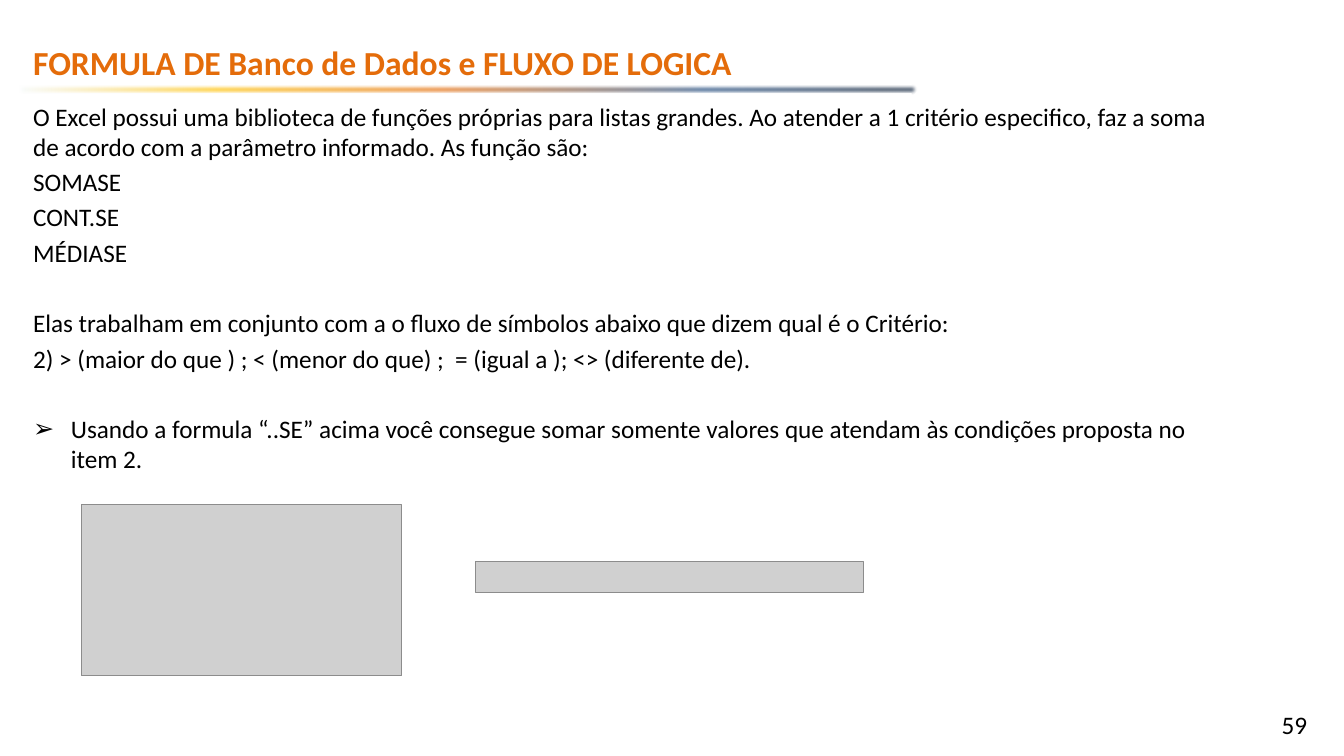
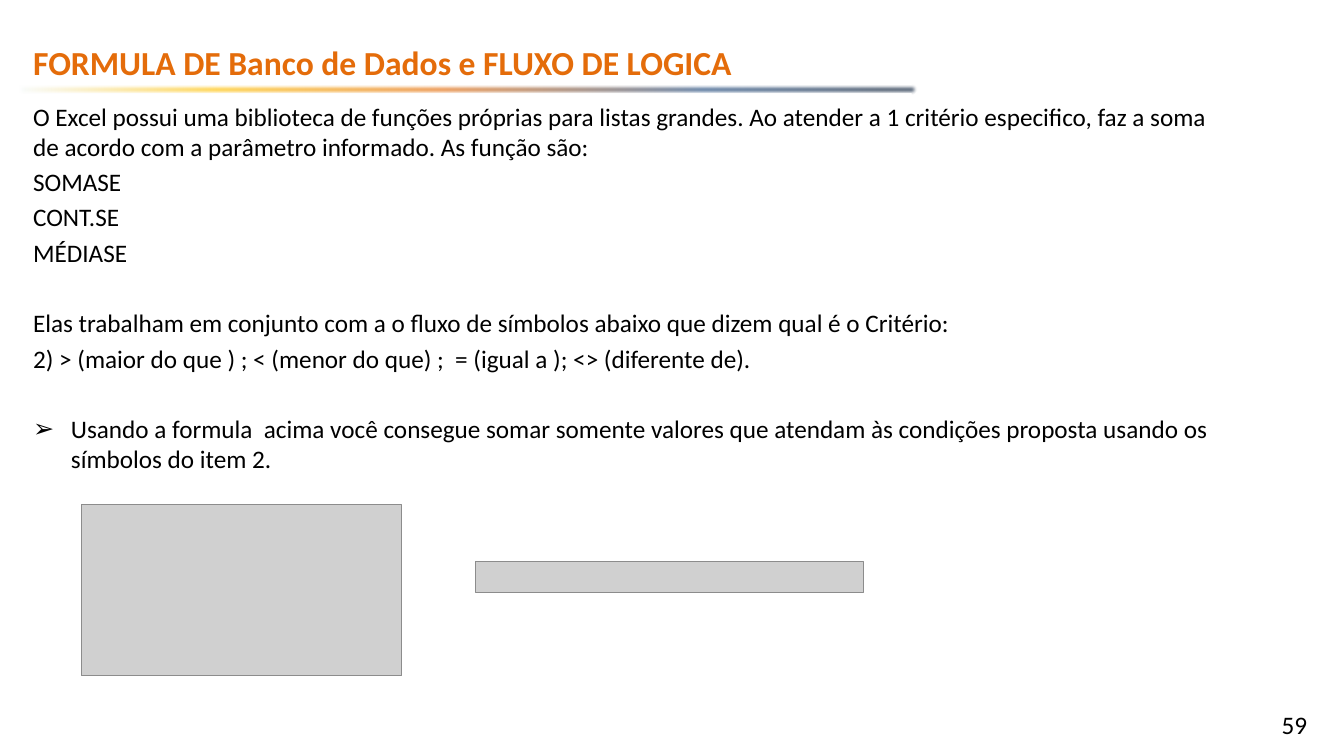
Before and after one commit to emerson-fenrir/Excel_Basico, a slide deck: slide 59 of Professor/Aula3.pptx. Drawn at 1344x756 pixels with LibreOffice and Linux fonts; fonts in the diff are those of the drawing; grey boxes stand for pictures; background and template pictures are left out. Boxes give left, top, right and bottom in pixels: in the first picture for what was removed or moved away, otherwise in the second. Text is boxed around its words. In the diff, an @@ line names an element or a change of style, - is before the commit and + after.

```diff
--- a/Professor/Aula3.pptx
+++ b/Professor/Aula3.pptx
@@ text at [71,420,1207,469]: text changed @@
-➢ Usando a formula “..SE” acima você consegue somar somente valores que atendam às condições proposta no item 2.
+➢ Usando a formula acima você consegue somar somente valores que atendam às condições proposta usando os símbolos do item 2.
```
Also in this commit, not shown: 9 other slides changed, 2 slides added, 1 other file.
